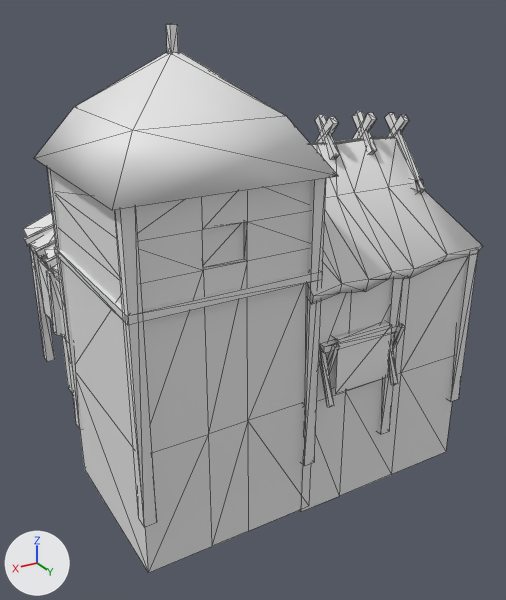
A saved change to the COLLADA model art/meshes/structural/suebians/storehouse.dae.
Rendered twice from a 50 mm camera at (12.3, 25.3, 13.7) aimed at (-1.8, 1.7, 1.9). The lights are fixed; the arrows at lower left show +X, +Y and +Z. Mesh edges are drawn as thin lines. Materials are left out; every surface is plain grey. Where no turn or scale is listed for an object, it has been applied to the vertices.

Objects in the first picture: 'store_house'.
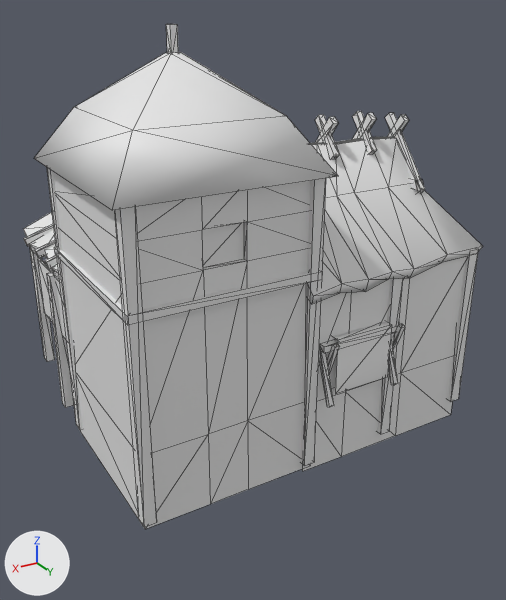
Location of each change, (x1, y1, x2, y2) in pixels of the pictures (506 x 600 px; the box of a moved part takes in the faces that stretch with it):
'store_house', reshaped (8% shorter)
    before: (23, 24, 483, 573)
    after: (23, 24, 483, 529)
part 1 of me_cube_4192, moved or reshaped
    before: (46, 269, 62, 336)
    after: (46, 272, 74, 408)
part 2 of me_cube_4192, cut back
    before: (76, 356, 453, 573)
    after: (76, 356, 453, 529)

Edits to the bpy script that builds the scene:
```text
Change me_cube_4192:
    used by ob_store_house; location = (-0.92, 0.39, 0.0)
    remove me_cube_4192.from_pydata(...)  # 810 vertices, 1252 faces; spans x -8.3..7.1, y -7.4..7.5, z -5.0..13.0
    add me_cube_4192.from_pydata(...)  # 808 vertices, 1242 faces; spans x -8.3..7.1, y -7.4..7.5, z -4.8..13.0
    me_cube_4192 part 1: the loose piece of 8 vertices spanning x 5.8..6.3, y -4.0..-3.5, z 0.0..3.0 is scaled about its middle by (1, 1, 2.22), then moved by (0.0, 0.0, -1.9)
    me_cube_4192 part 2
    6 vertices are removed from x -0.2..0.2, y -0.4..6.8, z -5.0..0.0
    17 faces are deleted
    13 vertices in x -7.7..6.7, y -0.4..6.8, z -5.0..-4.9 move by (0.0, 0.0, 2.0)
    4 vertices are added at (0.1, -0.4, -3.0), (0.2, 6.8, -3.0), (-0.2, 6.7, -2.9), (-0.2, -0.1, -2.9)
    7 new faces join them
```
